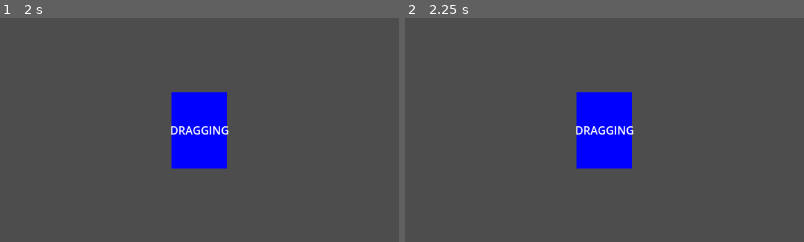
Above: before the commit, frames 1-2 (left to right).
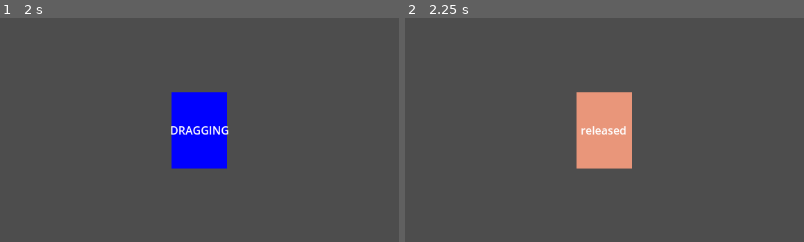
Above: after the commit, the same moments.

Repository: Piggward/KL-NK
Game: Godot game, scene res://scenes/card_ui/card_ui.tscn
Two runs of this game, one before a commit and one after it. Both use one fixed random seed, a clock stepped at 60 frames per second and the inputs below. This scene is started directly instead of the project's main scene.
Inputs (mouse positions are % of the whole screen's width and height, from its top left):
- Up to frame 1 (2 s): tap Enter at 0.5 s; drag from (3, 8) to (60, 28) at 0.52 s; tap Space at 1.25 s; drag from (30, 55) to (60, 28) at 1.27 s
- Up to frame 2 (2.25 s): tap Enter at 2 s; move the mouse to (60, 28) at 2.02 s; press the mouse at (60, 28) at 2.03 s
The pictures show only the part of the screen within x 35-85%, y 3-53%; the shares and areas given below are measured in that part.

Frame 1 is identical in both runs. In frame 2, 4.8% of the frame differs, in the area x 42-58%, y 33-68%.

Commit message:
added card released state

Diff:
--- a/project.godot
+++ b/project.godot
@@ -22,6 +22,11 @@
 "events": [Object(InputEventMouseButton,"resource_local_to_scene":false,"resource_name":"","device":-1,"window_id":0,"a …(253 unchanged characters)…
 ]
 }
+right_mouse={
+"deadzone": 0.5,
+"events": [Object(InputEventMouseButton,"resource_local_to_scene":false,"resource_name":"","device":-1,"window_id":0,"alt_pressed":false,"shift_pressed":false,"ctrl_pressed":false,"meta_pressed":false,"button_mask":2,"position":Vector2(165, 16),"global_position":Vector2(169, 57),"factor":1.0,"button_index":2,"canceled":false,"pressed":true,"double_click":false,"script":null)
+]
+}
 
 [layer_names]
 
--- a/scenes/card_ui/card_states/dragging_card_state.gd
+++ b/scenes/card_ui/card_states/dragging_card_state.gd
@@ -17,6 +17,12 @@
 func on_gui_input(event: InputEvent) -> void:
 	if event is InputEventMouseMotion:
 		card_ui.global_position = card_ui.get_global_mouse_position() - card_ui.pivot_offset
+
+	elif event.is_action_pressed("left_mouse"):
+		transition_requested.emit(self, CardState.State.RELEASED)
+
+	elif event.is_action_pressed("right_mouse"):
+		transition_requested.emit(self, CardState.State.BASE)
 	pass
 
 
--- /dev/null
+++ b/scenes/card_ui/card_states/released_card_state.gd
@@ -0,0 +1,23 @@
+extends CardState
+
+func enter() -> void:
+	card_ui.color.color = Color.DARK_SALMON
+	card_ui.state.text = "released"
+	pass
+
+func exit() -> void:
+	pass
+
+func on_input(_event: InputEvent) -> void:
+	pass
+
+func on_gui_input(_event: InputEvent) -> void:
+	pass
+
+
+func on_mouse_entered() -> void:
+	pass # Replace with function body.
+
+
+func on_mouse_exited() -> void:
+	pass # Replace with function body.
--- a/scenes/card_ui/card_ui.tscn
+++ b/scenes/card_ui/card_ui.tscn
@@ -1,10 +1,11 @@
-[gd_scene load_steps=7 format=3 uid="uid://n2mgpmoqsqb"]
+[gd_scene load_steps=8 format=3 uid="uid://n2mgpmoqsqb"]
 
 [ext_resource type="Script" path="res://scenes/card_ui/card_ui.gd" id="1_ege2o"]
 [ext_resource type="Script" path="res://scenes/card_ui/card_state_machine.gd" id="2_0hqcf"]
 [ext_resource type="Script" path="res://scenes/card_ui/card_states/base_card_state.gd" id="3_n6cjx"]
 [ext_resource type="Script" path="res://scenes/card_ui/card_states/clicked_card_state.gd" id="4_ac13j"]
 [ext_resource type="Script" path="res://scenes/card_ui/card_states/dragging_card_state.gd" id="5_mlwwx"]
+[ext_resource type="Script" path="res://scenes/card_ui/card_states/released_card_state.gd" id="6_axg88"]
 
 [sub_resource type="RectangleShape2D" id="RectangleShape2D_e12cb"]
 size = Vector2(80, 110)
@@ -64,6 +65,10 @@
 script = ExtResource("5_mlwwx")
 state = 2
 
+[node name="ReleasedCardState" type="Node" parent="CardStateMachine"]
+script = ExtResource("6_axg88")
+state = 3
+
 [connection signal="gui_input" from="." to="." method="_on_gui_input"]
 [connection signal="mouse_entered" from="." to="." method="_on_mouse_entered"]
 [connection signal="mouse_exited" from="." to="." method="_on_mouse_exited"]
